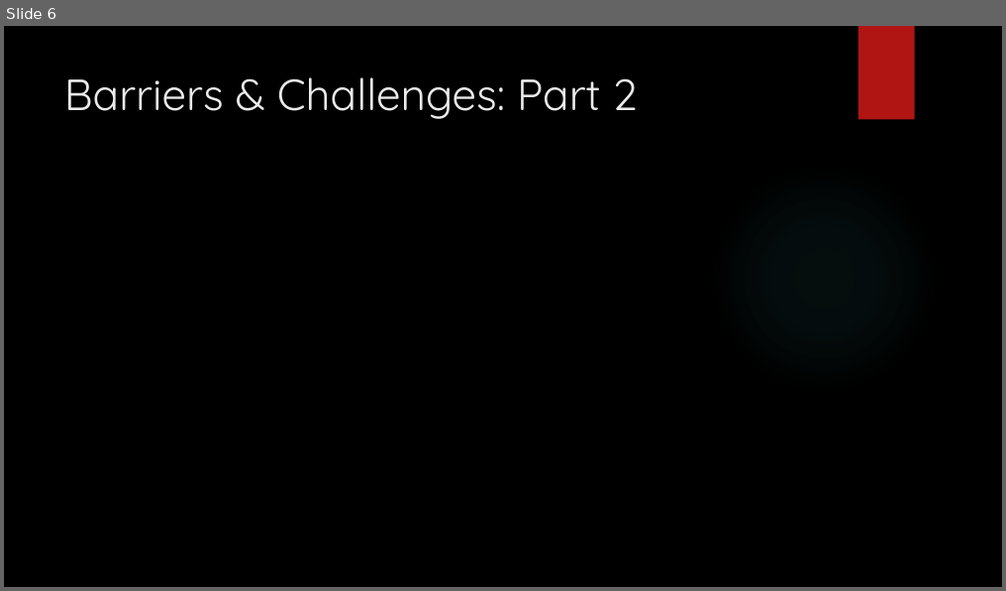
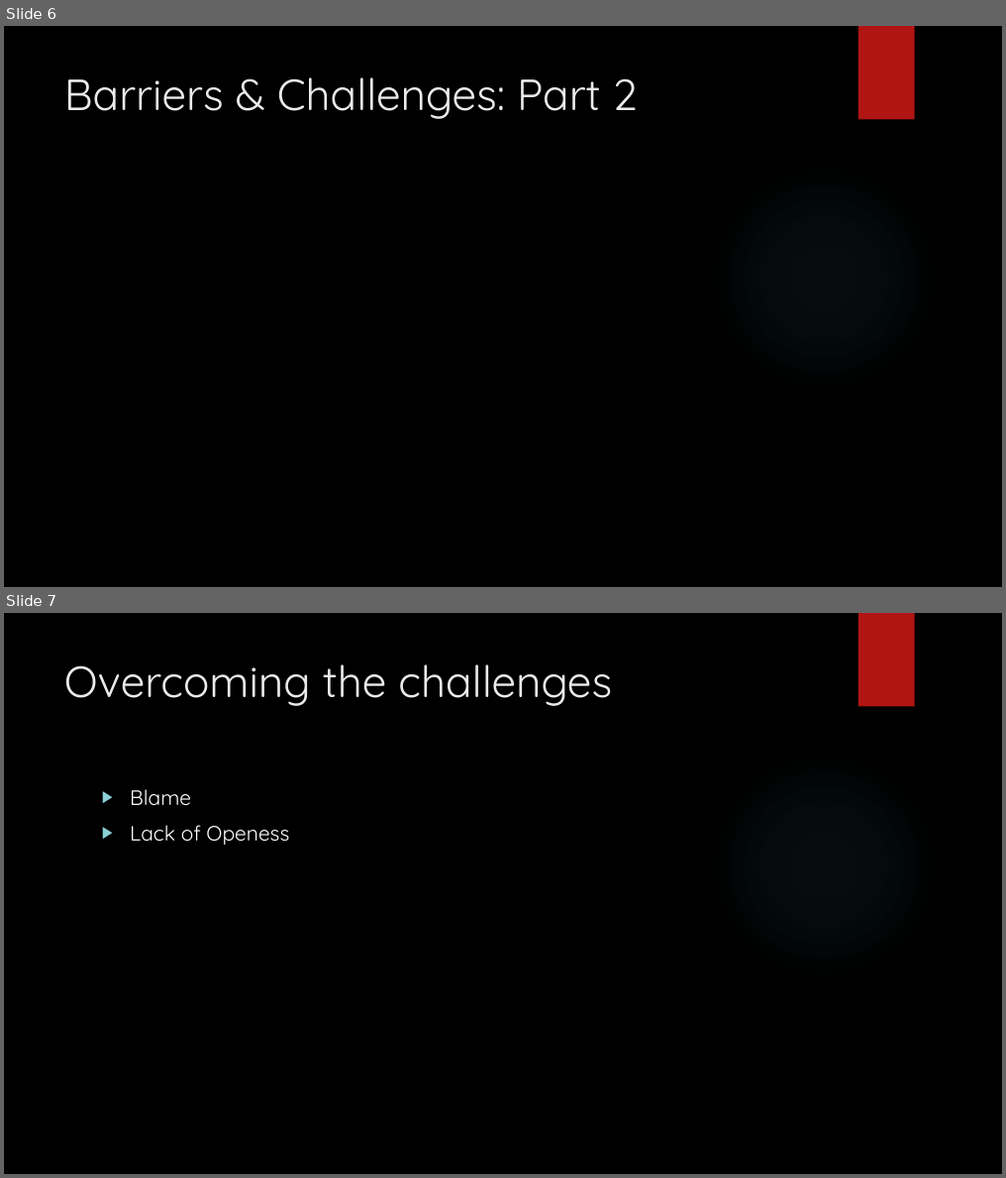
Before and after one commit to D-Faison/csd-380, a slide deck: module-9/Faison_M9_EstablishLearningCulture.pptx. Shown one above the other, each under a label of ours: slide 6 before the commit, slides 6 and 7 after it. The pictures are 1006x591 and 1006x1178 pixels, drawn with LibreOffice and Linux fonts; fonts in the diff are those of the drawing; background and template pictures are left out. Boxes give left, top, right and bottom in pixels: in the first picture for what was removed or moved away, otherwise in the second. Text is boxed around its words. In the diff, an @@ line names an element or a change of style, - is before the commit and + after.

```diff
--- a/module-9/Faison_M9_EstablishLearningCulture.pptx
+++ b/module-9/Faison_M9_EstablishLearningCulture.pptx
@@ slide 7 added at bbox=[4, 613, 1002, 1174], background picture (left out); not listed: 2 template elements that a slide beside it also shows @@
@@ title added at bbox=[64, 664, 612, 706], 42 pt, text #EBEBEB @@
+Overcoming the challenges
@@ text added at bbox=[130, 789, 289, 845], 20 pt, text #FFFFFF @@
+▶ Blame
+▶ Lack of Openess
```
Also in this commit, not shown: 3 slides changed, 2 other slides added, 1 slide removed.
